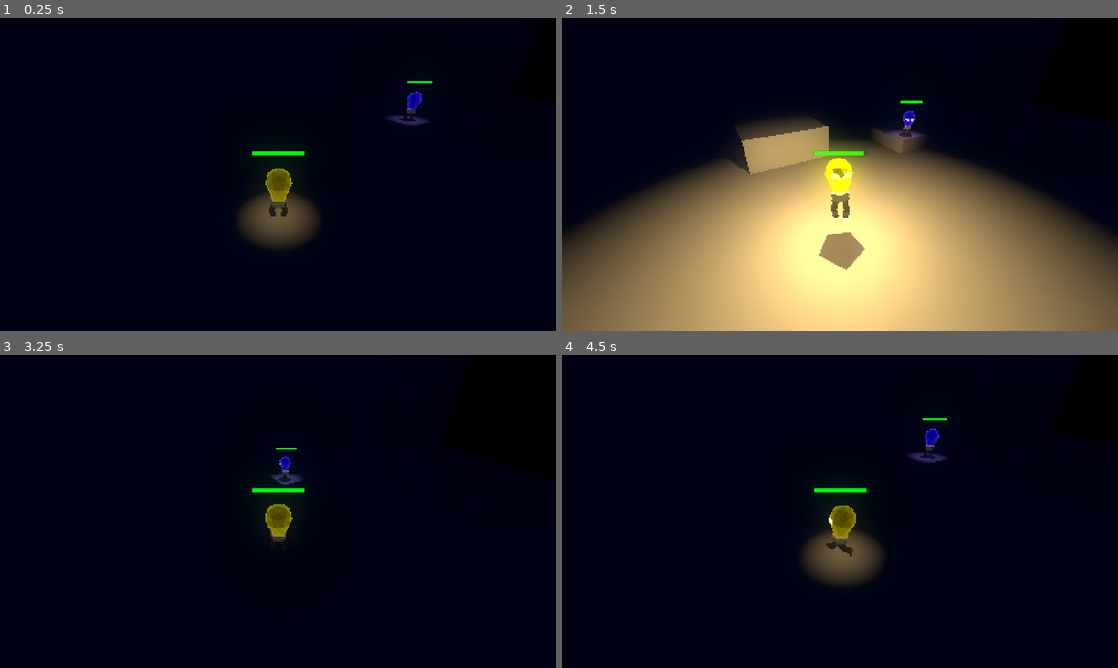
Above: before the commit, frames 1-4 (two rows, left to right).
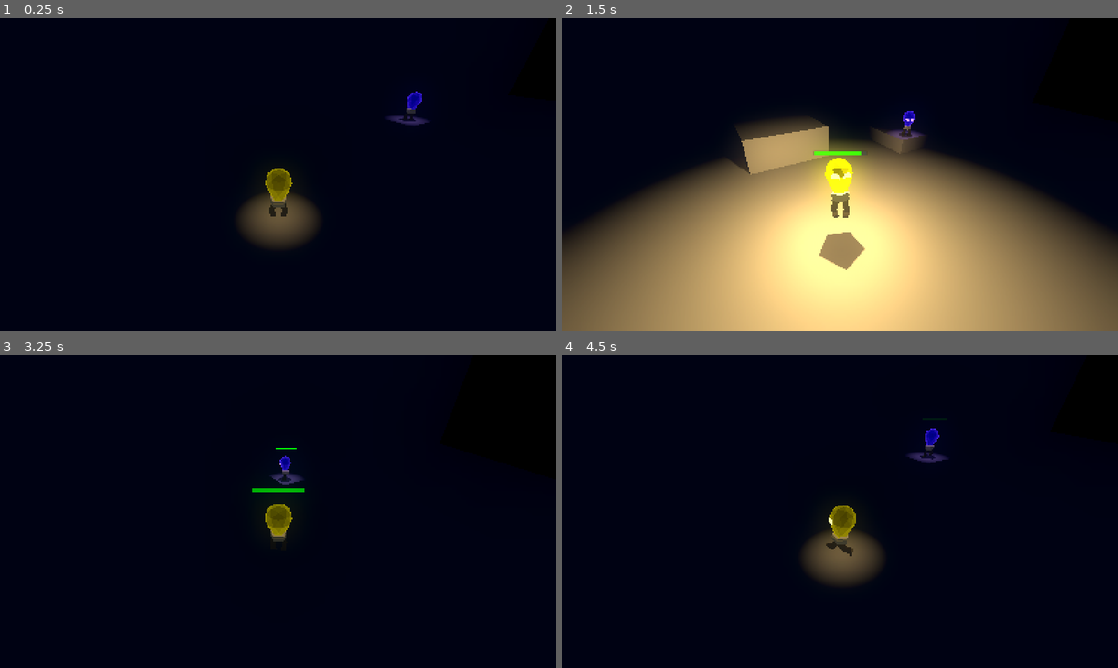
Above: after the commit, the same moments.

Repository: LowPolyFreak/EllieDeesAdventure
Game: Godot game, scene res://Scenes/main.tscn
Same seed, same stepped clock (60 frames per second), same inputs: the game is played once before the commit and once after it.
Inputs:
- Up to frame 1 (0.25 s): no input
- Up to frame 2 (1.5 s): tap Enter at 0.5 s; hold D (right_p1) 0.53-1.28 s; tap Down (down_p2) at 0.6 s; tap Space (jump_p1) at 0.77 s; hold S (down_p1) from 1.28 s (still down); tap Shift (glow_p1) at 1.35 s
- Up to frame 3 (3.25 s): tap Space (jump_p1) at 1.52, 3.02 s; release S (down_p1) at 2.03 s; hold D (right_p1) 2.03-2.78 s; tap Keypad 0 (glow_p2) at 2.1 s; hold W (up_p1) from 2.78 s (still down); tap Left (left_p2) at 2.85 s
- Up to frame 4 (4.5 s): release W (up_p1) at 3.53 s; hold A (left_p1) from 3.53 s (still down); tap Right (right_p2) at 3.6 s; tap Space (jump_p1) at 3.77 s; tap Up (up_p2) at 4.35 s

The runs differ from the first frame. In frame 1, 0.2% of the frame differs, in the area x 45-78%, y 20-44%; in frame 2, less than 0.1%; in frame 3, 0.1%; in frame 4, 0.2%.

Commit message:
Polished glow cooldown and UI

Diff:
--- a/Scenes/battery_bar_3d.tscn
+++ b/Scenes/battery_bar_3d.tscn
@@ -11,6 +11,21 @@
 border_color = Color(0.28485, 0.28485, 0.28485, 1)
 
 [sub_resource type="StyleBoxFlat" id="StyleBoxFlat_ibmmm"]
+
+[sub_resource type="Animation" id="Animation_n0ria"]
+length = 0.001
+tracks/0/type = "value"
+tracks/0/imported = false
+tracks/0/enabled = true
+tracks/0/path = NodePath(".:color")
+tracks/0/interp = 1
+tracks/0/loop_wrap = true
+tracks/0/keys = {
+"times": PackedFloat32Array(0),
+"transitions": PackedFloat32Array(1),
+"update": 0,
+"values": [Color(1, 0, 0, 0)]
+}
 
 [sub_resource type="Animation" id="Animation_neq43"]
 resource_name = "flashing"
@@ -26,21 +41,6 @@
 "transitions": PackedFloat32Array(1, 1, 1),
 "update": 0,
 "values": [Color(1, 0, 0, 0), Color(1, 0, 0, 0.266667), Color(1, 0, 0, 0)]
-}
-
-[sub_resource type="Animation" id="Animation_n0ria"]
-length = 0.001
-tracks/0/type = "value"
-tracks/0/imported = false
-tracks/0/enabled = true
-tracks/0/path = NodePath(".:color")
-tracks/0/interp = 1
-tracks/0/loop_wrap = true
-tracks/0/keys = {
-"times": PackedFloat32Array(0),
-"transitions": PackedFloat32Array(1),
-"update": 0,
-"values": [Color(1, 0, 0, 0)]
 }
 
 [sub_resource type="AnimationLibrary" id="AnimationLibrary_w5kcn"]
--- a/Scenes/ellie.tscn
+++ b/Scenes/ellie.tscn
@@ -110,6 +110,16 @@
 nodes/output/position = Vector2(280, 60)
 node_connections = [&"Jump", 0, &"Movement", &"Jump", 1, &"Anim Jump", &"Movement", 0, &"Anim Idle", &"Movement", 1, &"Anim Run", &"output", 0, &"Jump"]
 
+[sub_resource type="StyleBoxFlat" id="StyleBoxFlat_k0osk"]
+bg_color = Color(0.189328, 0.189328, 0.189328, 1)
+border_width_left = 2
+border_width_top = 2
+border_width_right = 2
+border_width_bottom = 2
+border_color = Color(0.28485, 0.28485, 0.28485, 1)
+
+[sub_resource type="StyleBoxFlat" id="StyleBoxFlat_qop2l"]
+
 [sub_resource type="ViewportTexture" id="ViewportTexture_s5hld"]
 viewport_path = NodePath("SubViewport")
 
@@ -124,17 +134,17 @@
 [node name="EllieModel" parent="." instance=ExtResource("2_mu1gt")]
 
 [node name="Skeleton3D" parent="EllieModel/Armature" index="0"]
-bones/0/position = Vector3(0.0122324, 0.474263, -0.0312246)
-bones/0/rotation = Quaternion(-0.0120468, -0.00238977, -0.00160682, 0.999923)
-bones/1/rotation = Quaternion(0.0585921, -0.153436, 0.969781, 0.180413)
+bones/0/position = Vector3(0.0092596, 0.485104, -0.0204818)
+bones/0/rotation = Quaternion(-0.0360025, -0.00338019, -0.00153663, 0.999345)
+bones/1/rotation = Quaternion(0.0619512, -0.180162, 0.967884, 0.164028)
 bones/1/scale = Vector3(1, 1, 1)
-bones/2/rotation = Quaternion(0.48058, -0.00375774, 0.224619, 0.847688)
-bones/3/rotation = Quaternion(-0.874728, -0.0143042, -0.0249609, 0.48376)
+bones/2/rotation = Quaternion(0.452046, -0.0038416, 0.211282, 0.866602)
+bones/3/rotation = Quaternion(-0.857839, -0.0248991, -0.0339313, 0.512193)
 bones/3/scale = Vector3(1, 1, 1)
-bones/4/rotation = Quaternion(-0.036858, -0.160488, 0.975135, -0.148315)
+bones/4/rotation = Quaternion(-0.0424685, -0.187681, 0.97103, -0.141681)
 bones/4/scale = Vector3(1, 1, 1)
-bones/5/rotation = Quaternion(0.489731, 0.00372935, -0.228896, 0.841282)
-bones/6/rotation = Quaternion(-0.881675, 0.0193514, 0.0648559, 0.466978)
+bones/5/rotation = Quaternion(0.460173, 0.00381842, -0.215081, 0.861375)
+bones/6/rotation = Quaternion(-0.862811, 0.0274085, 0.0633406, 0.500793)
 bones/6/scale = Vector3(1, 1, 1)
 bones/7/position = Vector3(-0.187498, 0.245262, -0.282433)
 bones/8/position = Vector3(-0.170884, 0.0506439, 0.0332276)
@@ -147,7 +157,7 @@
 bones/10/scale = Vector3(1, 1, 1)
 
 [node name="BoneAttachment3D" parent="EllieModel/Armature/Skeleton3D" index="0"]
-transform = Transform3D(0.999983, 0.00327097, -0.00474047, -0.00315581, 0.999705, 0.0240994, 0.00481789, -0.0240841, 0.999698, 0.0122324, 0.474263, -0.0312246)
+transform = Transform3D(0.999972, 0.00331463, -0.0066453, -0.00282785, 0.997403, 0.0719682, 0.00686659, -0.0719474, 0.997385, 0.0092596, 0.485104, -0.0204818)
 
 [node name="OmniLight3D" parent="EllieModel/Armature/Skeleton3D/BoneAttachment3D" index="0"]
 light_energy = 0.25
@@ -192,6 +202,13 @@
 transparent_bg = true
 
 [node name="BatteryBar3D" parent="SubViewport" instance=ExtResource("6_hhy37")]
+modulate = Color(1, 1, 1, 0)
+theme_override_styles/background = SubResource("StyleBoxFlat_k0osk")
+theme_override_styles/fill = SubResource("StyleBoxFlat_qop2l")
+
+[node name="FadeOutTimer" type="Timer" parent="SubViewport"]
+wait_time = 0.5
+one_shot = true
 
 [node name="BatteryBarSprite" type="Sprite3D" parent="."]
 transform = Transform3D(1, 0, 0, 0, 1, 0, 0, 0, 1, 0, 2.22497, 0)
@@ -201,5 +218,6 @@
 [connection signal="timeout" from="Timers/BatteryDrainTimer" to="." method="_on_battery_drain_timer_timeout"]
 [connection signal="timeout" from="Timers/BatteryChargeTimer" to="." method="_on_battery_charge_timer_timeout"]
 [connection signal="timeout" from="Timers/BurnoutTimer" to="." method="_on_burnout_timer_timeout"]
+[connection signal="timeout" from="SubViewport/FadeOutTimer" to="." method="_on_fade_out_timer_timeout"]
 
 [editable path="EllieModel"]
--- a/Scripts/player.gd
+++ b/Scripts/player.gd
@@ -92,10 +92,13 @@
 				starting_glow = true
 				battery_charge_timer.stop()
 				battery_drain_timer.start()
+				battery_bar_3d.modulate.a = 1.0
 		else:
 			omni_light_3d.light_energy = lerpf(omni_light_3d.light_energy, glow_energy, delta * 15)
 			omni_light_3d.omni_range = lerpf(omni_light_3d.omni_range, glow_light_range, delta * 15)
 			bulb_mat.set_shader_parameter("intensity", lerpf(bulb_mat.get_shader_parameter("intensity"), 3.5, delta * 15))
+			if battery <= 0:
+				_on_battery_drain_timer_timeout()
 	else:
 		starting_glow = false
 		omni_light_3d.light_energy = lerpf(omni_light_3d.light_energy, default_energy, delta * 5)
@@ -110,26 +113,31 @@
 
 func _unhandled_input(event: InputEvent):
 	if event.is_action_pressed(glow) and burnout_timer.is_stopped():
-		battery -= 0.075
+		battery -= 0.1
 
 	elif event.is_action_released(glow) and burnout_timer.is_stopped():
 		battery_charge_timer.start()
 		battery_drain_timer.stop()
 
 func _on_battery_drain_timer_timeout() -> void:
-	battery -= 0.075
+	battery -= 0.035
 	if battery <= 0:
 		battery = 0
 		battery_drain_timer.stop()
 		burnout_timer.start()
 
 func _on_battery_charge_timer_timeout() -> void:
-	battery += 0.05
+	battery += 0.075
 	if battery >= 1:
+		$SubViewport/FadeOutTimer.start()
 		battery = 1
 		battery_charge_timer.stop()
 
 
 func _on_burnout_timer_timeout() -> void:
-	battery = 1
+	battery = 0.5
 	battery_charge_timer.start()
+
+func _on_fade_out_timer_timeout() -> void:
+	var tween = create_tween()
+	tween.tween_property(battery_bar_3d, "modulate:a", 0.0, 1)
Not shown: 1 places in Scenes/ellie.tscn that only renumber resources
